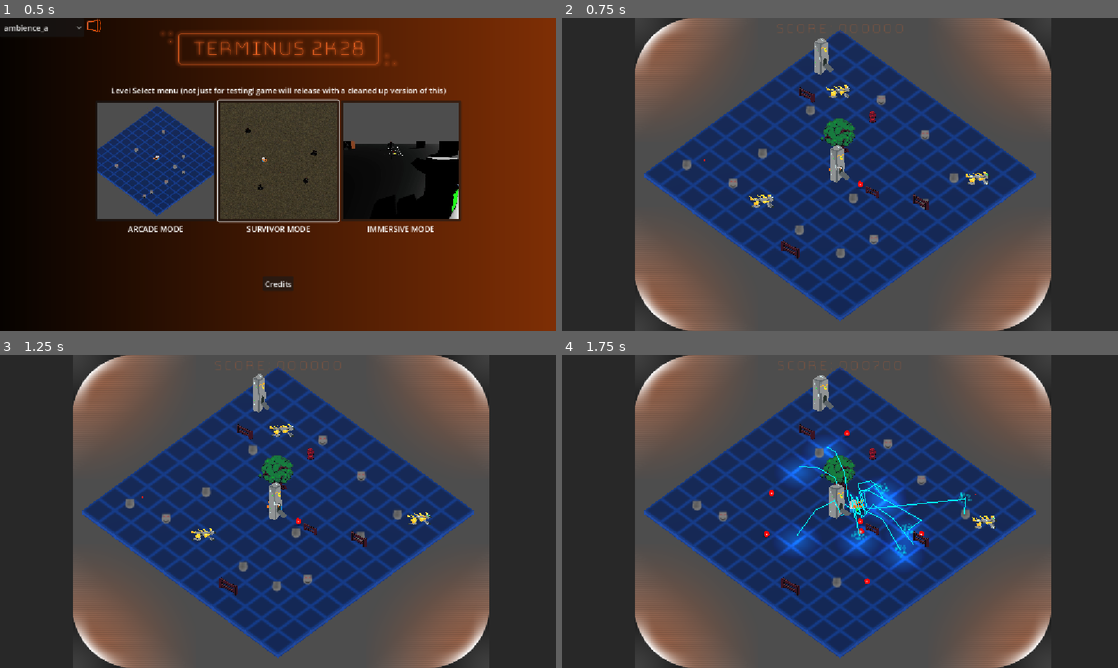
Above: before the commit, frames 1-4 (two rows, left to right).
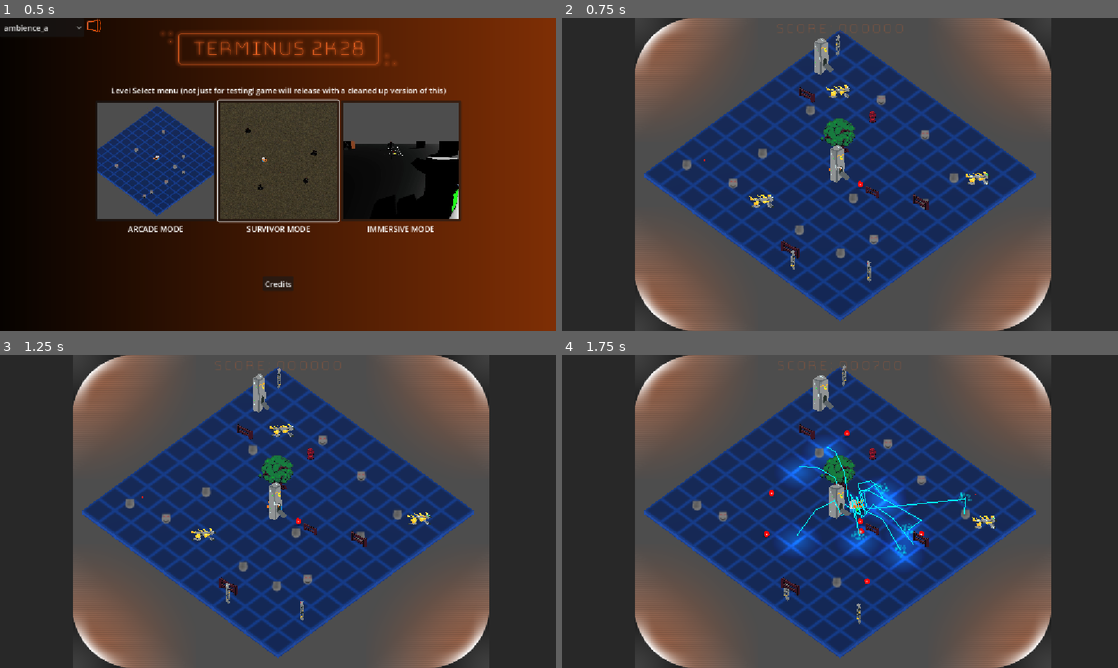
Above: after the commit, the same moments.

Repository: Gamkedo/terminus-2k28
Game: Godot game, scene res://level_menu.tscn
Two runs of this game, one before a commit and one after it. Both use one fixed random seed, a clock stepped at 60 frames per second and the inputs below.
Inputs (mouse positions are in pixels of both pictures, inside the frame that each line leads up to):
- Up to frame 1 (0.5 s): no input
- Up to frame 2 (0.75 s): click (717, 161) at 0.5 s
- Up to frame 3 (1.25 s): no input
- Up to frame 4 (1.75 s): move the mouse to (962, 495) at 1.27 s; press the mouse at (962, 495) at 1.28 s; hold D (walk_right) from 1.28 s (still down)

Frame 1 is identical in both runs. In frame 2, 0.1% of the frame differs, in the area x 41-56%, y 5-85%; in frame 3, 0.1%; in frame 4, 0.1%.

Commit message:
Android enemy that fires projectiles (also move pixel art folder into main source assets folder)

Diff:
--- a/Scenes - Levels/areaArcade.tscn
+++ b/Scenes - Levels/areaArcade.tscn
@@ -14,6 +14,7 @@
 [ext_resource type="PackedScene" uid="uid://b5v6q4hcakfxg" path="res://Scenes - UI/scoreGUI.tscn" id="9_pbum0"]
 [ext_resource type="Script" uid="uid://dkrh1yggfk8bq" path="res://Scripts/gameplay/world/scenery_placer.gd" id="10_tfrqe"]
 [ext_resource type="Script" uid="uid://cjj7dll5q50w3" path="res://Scripts/gameplay/world/scenery_item.gd" id="11_lsjr8"]
+[ext_resource type="PackedScene" uid="uid://kdjmi5d2hdrt" path="res://Scenes - Objects/enemy_android.tscn" id="11_wcdhk"]
 [ext_resource type="Resource" uid="uid://c1km63wfjpju5" path="res://Scenes - Objects/Scenery/scenery_fence.tres" id="12_4516c"]
 [ext_resource type="Resource" uid="uid://b66cy048xvqd0" path="res://Scenes - Objects/Scenery/scenery_tree.tres" id="13_6qiox"]
 [ext_resource type="PackedScene" uid="uid://dpc1jighs0jjk" path="res://Scenes - Objects/Scenery/_scenery_item_generic.tscn" id="13_4516c"]
@@ -155,6 +156,15 @@
 [node name="PickupHealth" parent="Starter Enemies" unique_id=1926490678 instance=ExtResource("5_sx3om")]
 transform = Transform3D(1, 0, 0, 0, 1, 0, 0, 0, 1, 5, 1.1, 0)
 
+[node name="EnemyAndroid" parent="Starter Enemies" unique_id=271898624 instance=ExtResource("11_wcdhk")]
+transform = Transform3D(1, 0, 0, 0, 1, 0, 0, 0, 1, -20.573853, 0, -19.993511)
+
+[node name="EnemyAndroid2" parent="Starter Enemies" unique_id=1846597851 instance=ExtResource("11_wcdhk")]
+transform = Transform3D(1, 0, 0, 0, 1, 0, 0, 0, 1, 20.82053, 0, 13.488117)
+
+[node name="EnemyAndroid3" parent="Starter Enemies" unique_id=257639808 instance=ExtResource("11_wcdhk")]
+transform = Transform3D(1, 0, 0, 0, 1, 0, 0, 0, 1, 9.868708, 0, 21.205856)
+
 [node name="ScreenBezelCorners" parent="." unique_id=121658769 instance=ExtResource("8_b4wml")]
 
 [node name="ScoreGUI" parent="." unique_id=924242711 instance=ExtResource("9_pbum0")]
--- /dev/null
+++ b/Scenes - Objects/enemy_android.tscn
@@ -0,0 +1,94 @@
+[gd_scene format=3 uid="uid://kdjmi5d2hdrt"]
+
+[ext_resource type="Script" uid="uid://bb012s4rhv8d" path="res://Scripts/gameplay/enemies/enemy_billboard_ranged.gd" id="1_w1rim"]
+[ext_resource type="PackedScene" uid="uid://d345k4ddctsqo" path="res://Scenes - Objects/enemy_projectile.tscn" id="2_b5yxc"]
+[ext_resource type="PackedScene" uid="uid://bgbax3gdpt8n7" path="res://Scenes - Objects/pickup_shield_orbiters.tscn" id="2_w1rim"]
+[ext_resource type="Texture2D" uid="uid://cyo5rvku750pi" path="res://Sprites/android.png" id="3_udoxn"]
+
+[sub_resource type="AtlasTexture" id="AtlasTexture_w1rim"]
+atlas = ExtResource("3_udoxn")
+region = Rect2(0, 0, 14, 25)
+
+[sub_resource type="AtlasTexture" id="AtlasTexture_b5yxc"]
+atlas = ExtResource("3_udoxn")
+region = Rect2(14, 0, 14, 25)
+
+[sub_resource type="SpriteFrames" id="SpriteFrames_66sjo"]
+animations = [{
+"frames": [{
+"duration": 1.0,
+"texture": SubResource("AtlasTexture_w1rim")
+}, {
+"duration": 1.0,
+"texture": SubResource("AtlasTexture_b5yxc")
+}],
+"loop": 1,
+"name": &"default",
+"speed": 4.0
+}]
+
+[sub_resource type="AtlasTexture" id="AtlasTexture_66sjo"]
+atlas = ExtResource("3_udoxn")
+region = Rect2(0, 25, 14, 25)
+
+[sub_resource type="AtlasTexture" id="AtlasTexture_w8a2o"]
+atlas = ExtResource("3_udoxn")
+region = Rect2(14, 25, 14, 25)
+
+[sub_resource type="SpriteFrames" id="SpriteFrames_udoxn"]
+animations = [{
+"frames": [{
+"duration": 1.0,
+"texture": SubResource("AtlasTexture_66sjo")
+}, {
+"duration": 1.0,
+"texture": SubResource("AtlasTexture_w8a2o")
+}],
+"loop": 1,
+"name": &"default",
+"speed": 4.0
+}]
+
+[sub_resource type="CylinderShape3D" id="CylinderShape3D_7tbbo"]
+height = 1.7001953
+radius = 1.0366211
+
+[node name="EnemyAndroid" type="Node3D" unique_id=163751198 groups=["enemy"]]
+script = ExtResource("1_w1rim")
+projectile_scene = ExtResource("2_b5yxc")
+drop = ExtResource("2_w1rim")
+drop_chance = 0.421
+scoreValue = 200
+
+[node name="BillboardFront" type="AnimatedSprite3D" parent="." unique_id=999408059]
+transform = Transform3D(1, 0, 0, 0, 1, 0, 0, 0, 1, 0, 1.4575043, 0)
+pixel_size = 0.15
+billboard = 1
+texture_filter = 0
+sprite_frames = SubResource("SpriteFrames_66sjo")
+autoplay = "default"
+frame = 1
+frame_progress = 0.7044216
+
+[node name="BillboardBack" type="AnimatedSprite3D" parent="." unique_id=326310014]
+transform = Transform3D(1, 0, 0, 0, 1, 0, 0, 0, 1, 0, 1.4575043, 0)
+visible = false
+pixel_size = 0.15
+billboard = 1
+texture_filter = 0
+sprite_frames = SubResource("SpriteFrames_udoxn")
+autoplay = "default"
+
+[node name="Area3D" type="Area3D" parent="." unique_id=1139018210]
+collision_layer = 2
+collision_mask = 133
+
+[node name="CollisionShape3D" type="CollisionShape3D" parent="Area3D" unique_id=1818791255]
+transform = Transform3D(1, 0, 0, 0, 1, 0, 0, 0, 1, 0, 0.39013672, 0)
+shape = SubResource("CylinderShape3D_7tbbo")
+
+[node name="ShotPivot" type="Node3D" parent="." unique_id=76065137]
+transform = Transform3D(1, 0, 0, 0, 1, 0, 0, 0, 1, 0, 1.673, 0)
+
+[node name="ShotSpot" type="Node3D" parent="ShotPivot" unique_id=709571132]
+transform = Transform3D(1, 0, 0, 0, 1, 0, 0, 0, 1, 0, 0, 0.893)
--- /dev/null
+++ b/Scripts/gameplay/enemies/enemy_billboard_ranged.gd
@@ -0,0 +1,22 @@
+## Enemy that can fire projectiles. Intended for arcade mode.
+
+extends "res://Scripts/gameplay/enemies/enemy_billboard_flip.gd"
+
+@export var refire: float = 2.5
+@export var projectile_scene: PackedScene = null
+
+@onready var shot_spot = $ShotPivot/ShotSpot
+@onready var shot_pivot = $ShotPivot
+
+var shot_timer: float = 0.0
+
+func _process(delta: float) -> void:
+	super._process(delta)
+	shot_timer += delta
+	if shot_timer >= refire:
+		shot_timer = 0.0
+		var projectile = projectile_scene.instantiate()
+		get_tree().current_scene.add_child(projectile)
+		shot_pivot.look_at(GameGlobal.player_ref.global_position)
+		projectile.global_position = shot_spot.global_position
+		projectile.global_rotation = shot_spot.global_rotation
Not shown, added: Scripts/gameplay/enemies/enemy_billboard_ranged.gd.uid
Binary file added: Sprites/android.png
Not shown, added: Sprites/android.png.import
Not shown, added: Source Art or Audio (blend, psd, aup etc)/pixel/android.kra
Not shown, added: Source Art or Audio (blend, psd, aup etc)/pixel/dogelisk.kra
Not shown, added: Source Art or Audio (blend, psd, aup etc)/pixel/robodog.kra
Not shown, added: Source Art or Audio (blend, psd, aup etc)/pixel/shieldbot.kra
